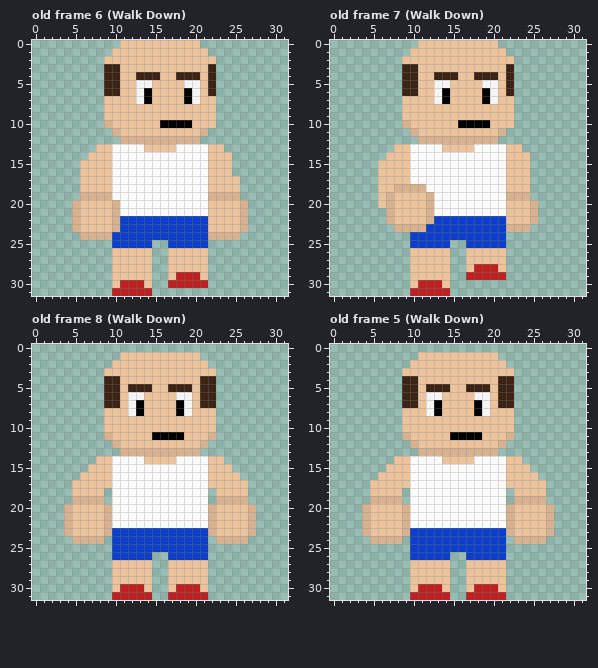
Two states of a pixel-art file, build/Aseprite files/player Model template.aseprite. The picture above is the old version.
32x32 pixels, 16 frames. Colours within 5 levels of each other are drawn and written as one. Shown: old frame 6 (Walk Down), old frame 7 (Walk Down), old frame 8 (Walk Down), old frame 5 (Walk Down). The commit also changed other frames, which this record leaves out.
The same view after the edit:
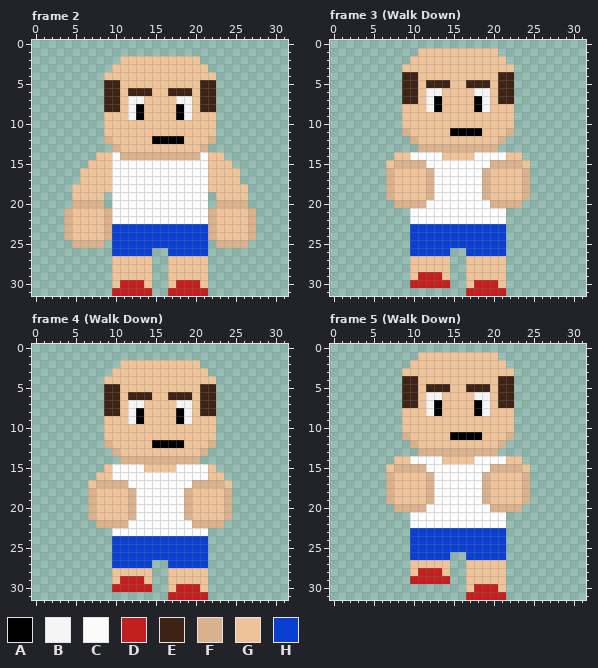
Palette (. is transparent): A #000000  B #f5f5f5  C #fbfbfb  D #c21f1f  E #3d2314  F #d9b28d  G #eec39a  H #0a3fcf
A new or re-ordered frame is compared with the old frame closest to it.
The author wrote: Forward run first draft
The exact change:
frames 16 -> 18
Changed rows in their new state; - is an unchanged pixel.
Frame 2 against old frame 6 (Walk Down), layers "Craig", "Base":
first column x 4:
 0 -------..........-------
 1 ------............------
 2 -----..----------..-----
 3 -----.G-----------.-----
 4 -----GG--GGG--GGG-G-----
 5 ---------GG----GGE------
 6 --------EEE--EEEGE------
 7 -----EE-B-G---BBGEE-----
 8 -----EE-BA----AB-EE-----
 9 --------BA----AB--------
10 -----G------GGGG--------
11 -----GG----------GG-----
12 -----FGGGGGAAAAGGGF-----
13 ----..FGGG----GGGF..----
14 ---.---FFFFFFFFFF---.---
15 --.---------------------
16 ---------------------G--
18 -G--------------------G-
19 -GGGG.------------.GGGG-
20 --FFF.C-----------.FFF--
21 FG---FC-----------F---GF
22 FG---FCCCCCCCCCCCCF---GF
23 FG---FH-----------F---GF
24 FGGGG--------------GGGGF
25 -FFFF------HH------FFFF-
26 ------HHHHH--HHHHH------
29 --------------GGG-------
30 -------------G---G------
31 -------------DDDDD------
Frame 3 (Walk Down) against old frame 7 (Walk Down), layers "Craig", "Base":
first column x 6:
 0 -----..........-----
 1 ----.----------.----
 2 ---.------------.---
 3 ---GG-----------G---
 4 -------GGG--GGGE----
 5 ------EEE--EEEGE----
 6 ------B-G---BBGE----
 7 ---EE-BAG---ABGEE---
 8 ------BA----AB------
10 ---G------GGGG------
11 ---FG----AAAA--GF---
12 ----FGGGGGGGGGGF----
13 --...FFFFFFFFFF...--
14 -.------GGGG------.-
15 .-FFFF--------FFFF--
16 .F--GGF------FGG--F-
17 .F--GGF------FGG--F-
18 .FGGGGF------FGG--F-
19 .------------FGGGG--
20 ..FFFFC-------FFFF..
21 -...CCC---------....
22 -...CCCCCCCCCCCC....
23 --..HH----------...-
25 ---------HH---------
26 ----HHHHH--HHHHH----
28 ------------GGG-----
29 -----DDD---GGGGG----
30 ----D---D--GDDDG----
31 ----.....--DDDDD----
Frame 4 (Walk Down) against old frame 8 (Walk Down), layers "Craig", "Base":
first column x 4:
 1 -------..........-------
 2 ------.----------.------
 3 -----.------------.-----
 4 -----GG----------GG-----
 5 --------GGG--GGG--------
 6 --------EEE--EEE--------
 7 ---------B----B---------
 8 -----EE----------EE-----
 9 --------BA----AB--------
11 -----G-----GGGG---G-----
12 -----FG----AAAA--GF-----
13 ------FGGGGGGGGGGF------
14 ----...FFFFFFFFFF...----
15 ---..-----GGGG-----..---
16 --..----------------..--
17 -..-FFFF--------FFFF-..-
18 -..F-GGGF------FGGG-F..-
19 -..-GGGGF------FGGGG-..-
20 ...F-GGGF------FGGG-F...
21 ...F-GGGF------FGGG-F...
22 ....F-FF--------FF-F....
23 ......CCCCCCCCCCCC......
24 -....--------------....-
26 -----------HH-----------
27 ------HHHHH--HHHHH------
29 -------DDD--------------
30 ------D---D-------------
31 ------.....-------------
Frame 5 (Walk Down) is new; against old frame 5 (Walk Down), layers "Craig", "Base":
first column x 4:
15 ----FFFF--------FFFF----
16 --.F--GGF------FGG--F.--
17 -..F--GGF------FGG--F..-
18 -..F-GGGF------FGGG-F..-
19 -..-GGGGF------FGGGG-..-
20 ....F-FF--------FF-F....
21 ......------------......
22 ......------------......
23 ......------------......
24 -....--------------....-
first column x 10:
28 -DDD-
29 DDDDD
30 .....
31 .....
